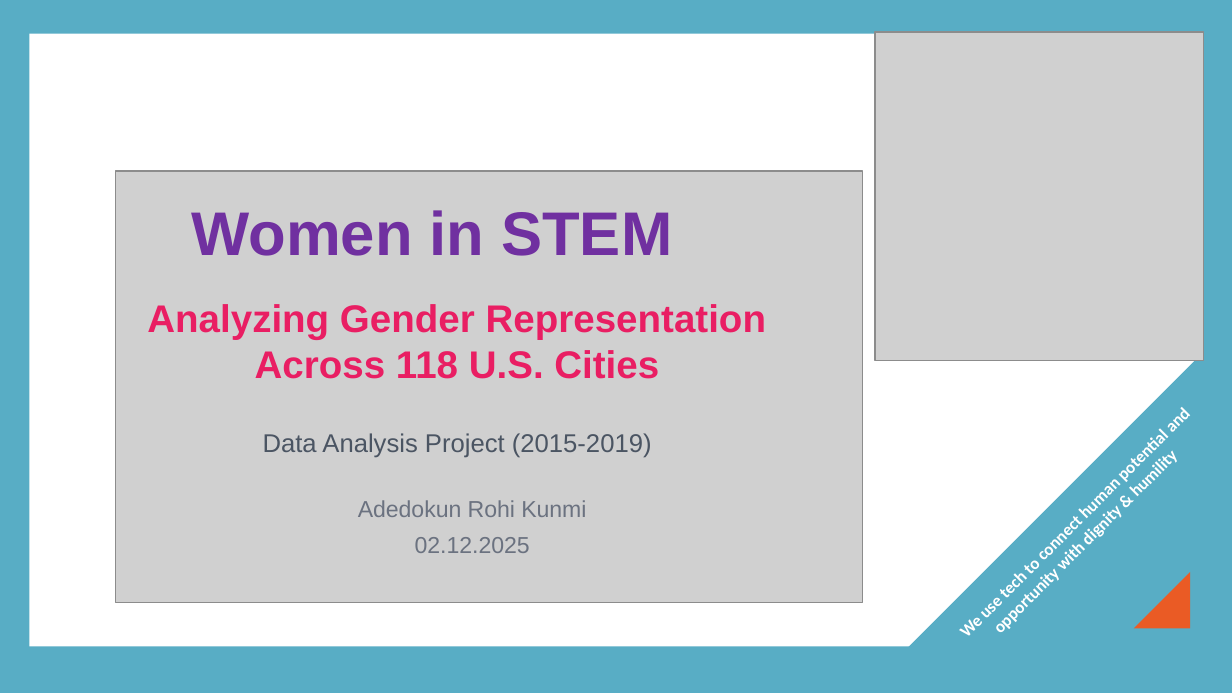
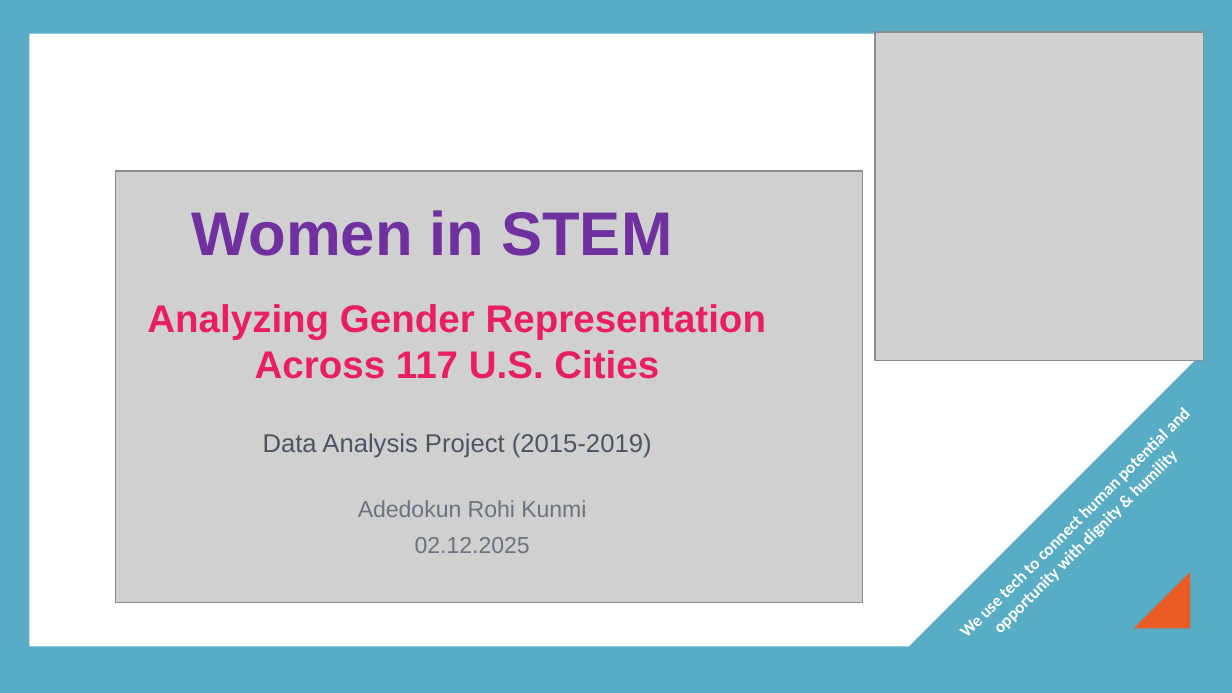
Before and after one commit to Refinedlv/Women-in-Stem-Redi, a slide deck: slide 1 of Redi Project powerpoint.pptx. Drawn at 1232x693 pixels with LibreOffice and Linux fonts; fonts in the diff are those of the drawing; grey boxes stand for pictures; background and template pictures are left out. Boxes give left, top, right and bottom in pixels: in the first picture for what was removed or moved away, otherwise in the second. Text is boxed around its words. In the diff, an @@ line names an element or a change of style, - is before the commit and + after.

```diff
--- a/Redi Project powerpoint.pptx
+++ b/Redi Project powerpoint.pptx
@@ text at box(147, 304, 766, 379): text changed @@
-Analyzing Gender Representation Across 118 U.S. Cities
+Analyzing Gender Representation Across 117 U.S. Cities
```
Also in this commit, not shown: 1 other slide changed.
